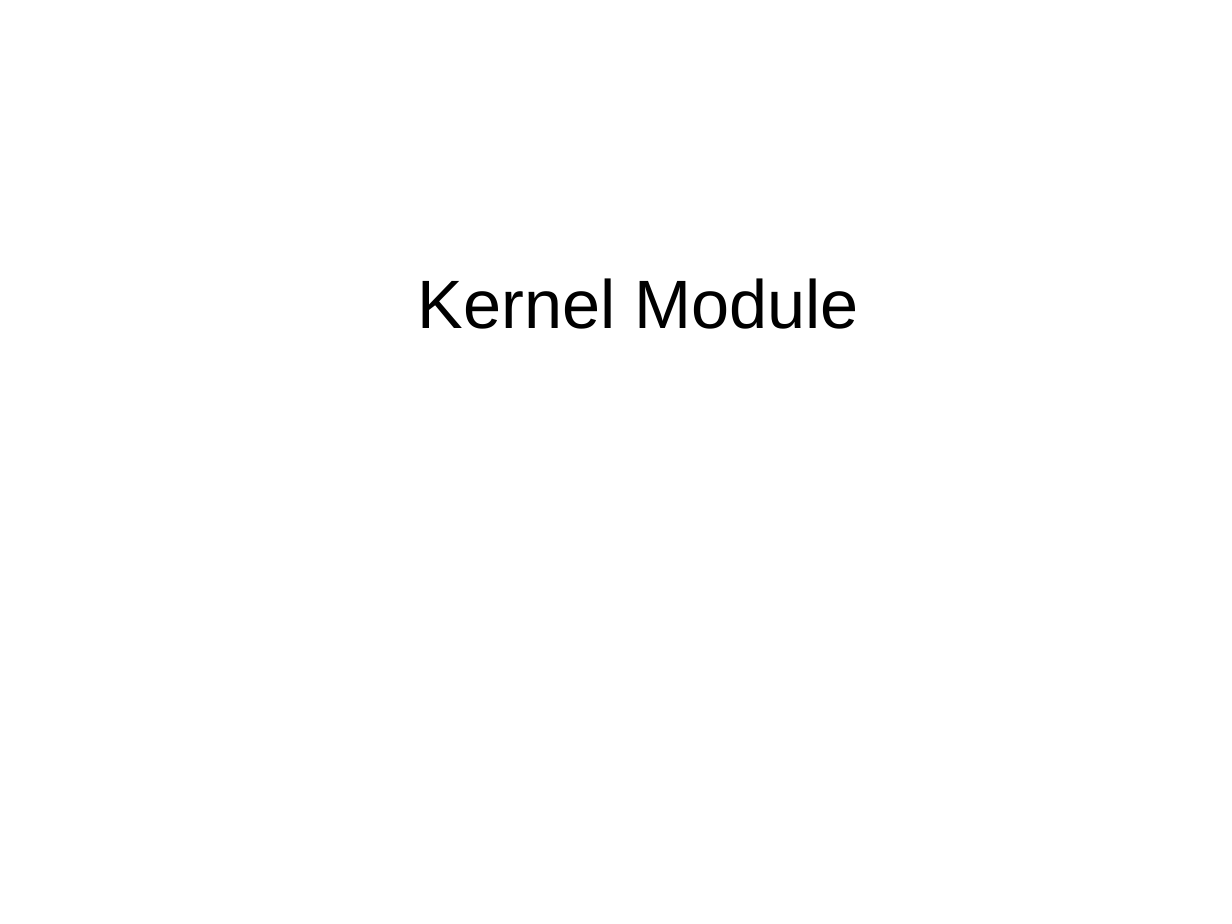
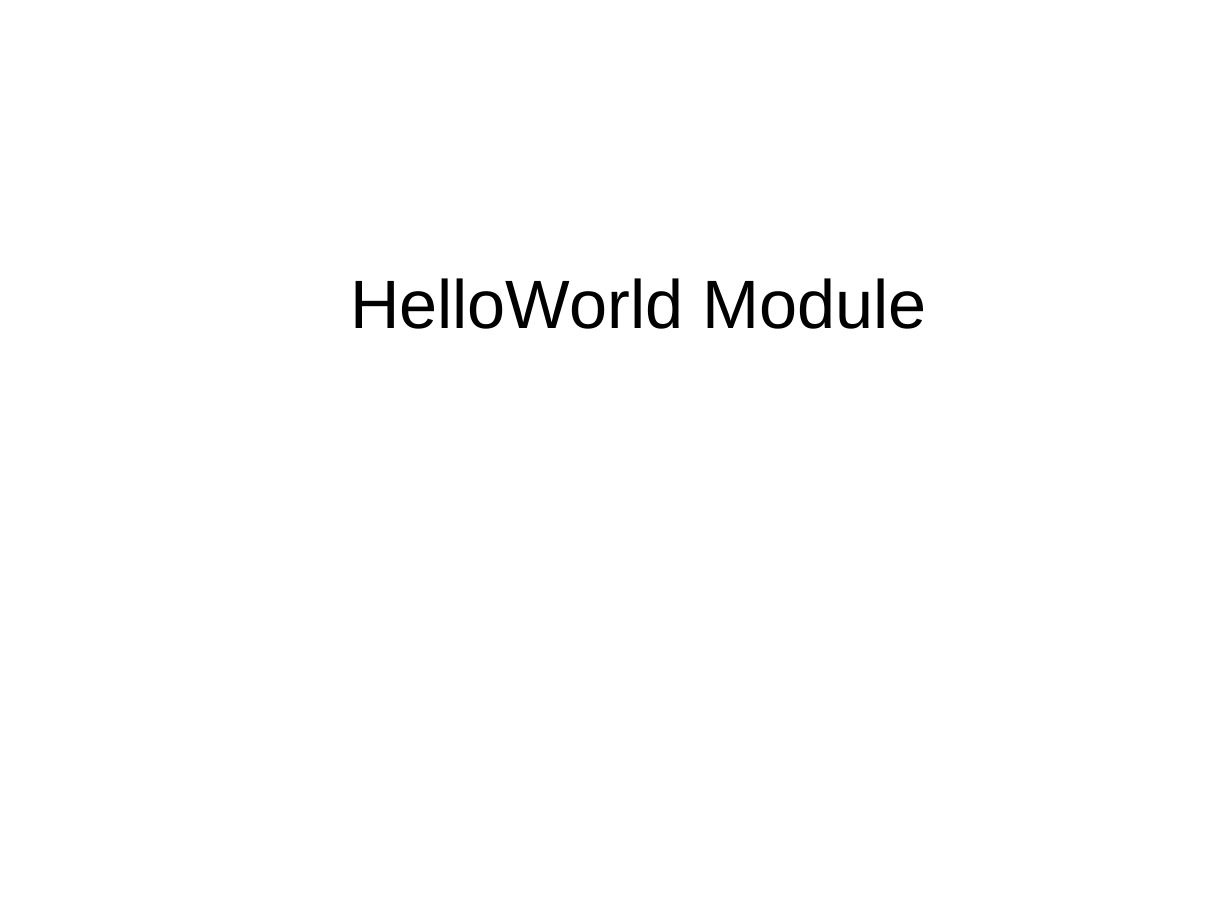
Before and after one commit to xlloss/embedded_linux_cadtc, a slide deck: slide 5 of linux_driver/present/1-concept/1-4_Building_Linux_Modules.odp (slide 6 before the commit). Drawn at 1232x924 pixels with LibreOffice and Linux fonts; fonts in the diff are those of the drawing; background and template pictures are left out. Boxes give left, top, right and bottom in pixels: in the first picture for what was removed or moved away, otherwise in the second. Text is boxed around its words. In the diff, an @@ line names an element or a change of style, - is before the commit and + after.

```diff
--- a/linux_driver/present/1-concept/1-4_Building_Linux_Modules.odp
+++ b/linux_driver/present/1-concept/1-4_Building_Linux_Modules.odp
@@ title at <box>350,278,926,329</box>: text changed @@
-Kernel Module
+HelloWorld Module
```
Also in this commit, not shown: 13 other slides changed, 1 slide removed, 27 other files.
